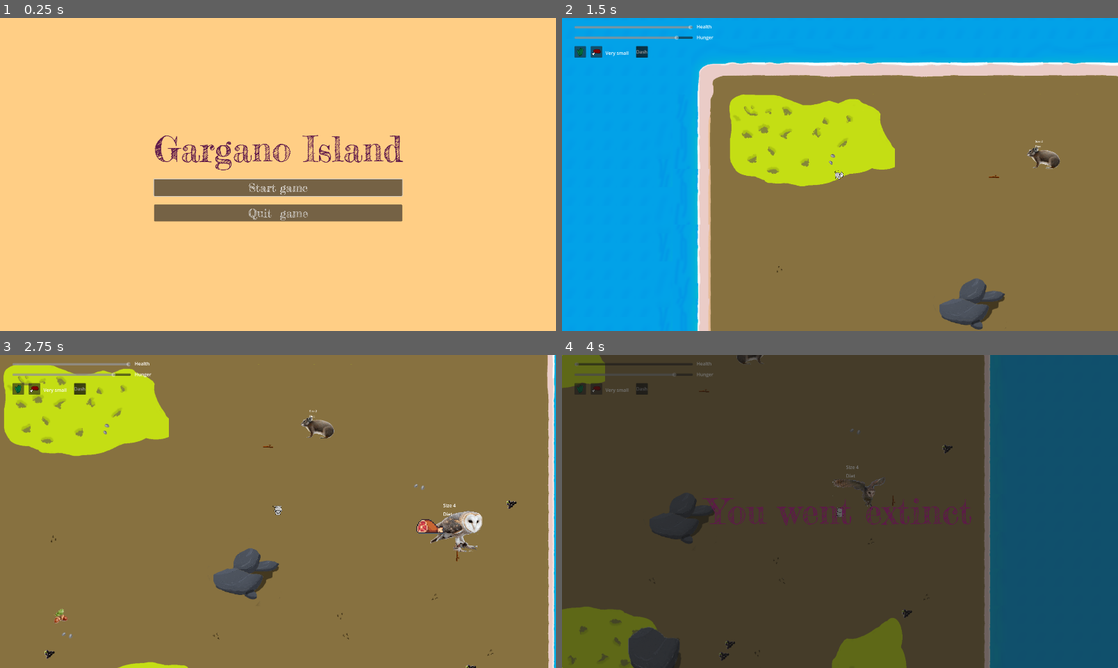
Above: before the commit, frames 1-4 (two rows, left to right).
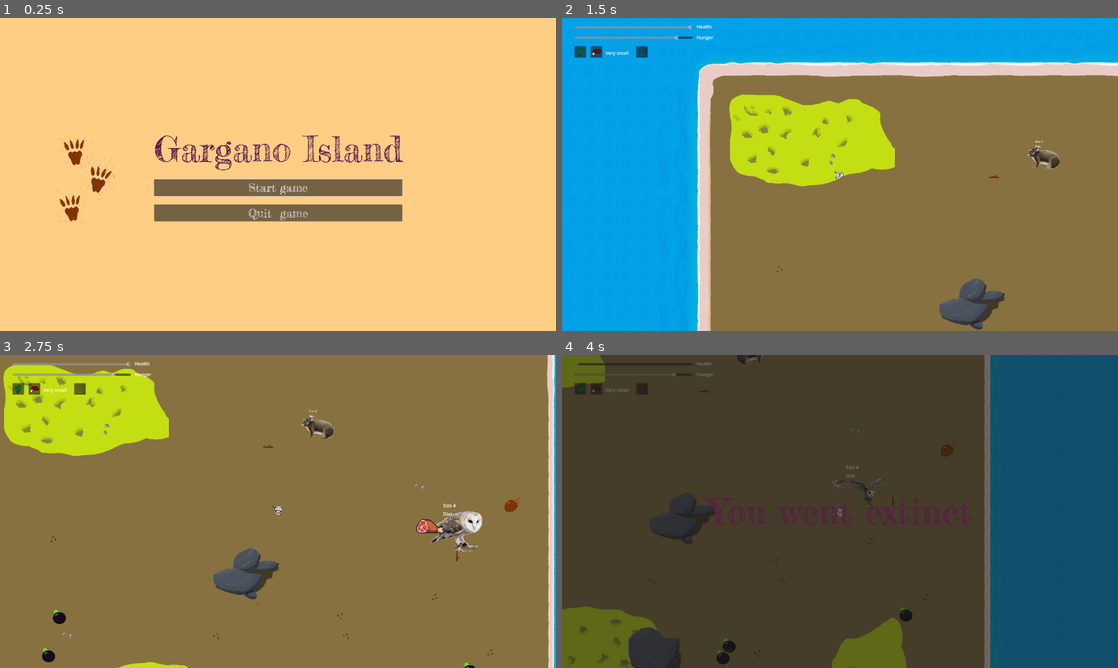
Above: after the commit, the same moments.

Repository: nialsiG/GMTK2024
Game: Godot game, scene res://scenes/start_menu.tscn
The game is run twice, just before and just after one commit, with the same random seed, the same clock (stepped at 60 frames per second) and the same inputs. The engine's default icon, where the game draws it, is replaced by a stand-in: a white triangle on a blue panel in a dark square.
Inputs:
- Up to frame 1 (0.25 s): no input
- Up to frame 2 (1.5 s): click "Start game" at 0.5 s; tap Enter at 1.25 s; hold D (move_right) from 1.28 s (still down); tap Space (attack) at 1.35 s
- Up to frame 3 (2.75 s): release D (move_right) at 2.03 s; hold S (move_down) from 2.03 s (still down); tap Space (attack) at 2.1 s
- Up to frame 4 (4 s): release S (move_down) at 2.78 s; hold D (move_right) 2.78-3.53 s; tap Space (attack) at 2.85, 3.6 s; hold W (move_up) from 3.53 s (still down)

The runs differ from the first frame. In frame 1, 0.5% of the frame differs, in the area x 10-21%, y 38-66%; in frame 2, less than 0.1%; in frame 3, 0.4%; in frame 4, 0.2%.

Commit message:
Feature: Added Spindacea.png Feature: Added last IconSturdy.png Feature: added animation for plants Fix: bug on evolution choices

Diff:
--- a/Gmtk 2024/scenes/Generators/EvolutionChoiceGenerator.gd
+++ b/Gmtk 2024/scenes/Generators/EvolutionChoiceGenerator.gd
@@ -10,11 +10,11 @@
 func _ready():
 	var nanism = CreateChoice("Nanism",
 	"You become smaller. Your food needs are reduced and so is your speed. More animal are predators to you.",
-	 enums.evolution.NANISM, "")
+	 enums.evolution.NANISM, "res://assets/sprites/Icons/IconNanism.png")
 
 	var gigantism = CreateChoice("Gigantism",
 	"You become bigger. Your food needs are increased and so is your speed. You can predate more animals.",
-	enums.evolution.GIGANTISM, "")
+	enums.evolution.GIGANTISM, "res://assets/sprites/Icons/IconGigantism.png")
 
 	var dietCarni = CreateChoice("Carnivore",
 	"You become carnivore. You get better benefits from eating meat but cannot eat plants.",
@@ -28,13 +28,13 @@
 	"You become omnivore. You can eat everything but get lesser benefits from all food.",
 	enums.evolution.DIET_OMNI, "res://assets/sprites/Icons/IconOmni.png")
 
-	var healthBonus = CreateChoice("Health",
-	"Give you one more hitpoint.",
-	enums.evolution.HEALTH, "")
+	var healthBonus = CreateChoice("Sturdy",
+	"You become sturdier. You gain one more maximum hitpoint.",
+	enums.evolution.HEALTH, "res://assets/sprites/Icons/IconSturdy.png")
 
 	var agility = CreateChoice("Agility",
 	"Your movements are sharper, your dash cooldown is reduced",
-	enums.evolution.AGILITY, "")
+	enums.evolution.AGILITY, "res://assets/sprites/Icons/IconAgility.png")
 
 	var fangs = CreateChoice("Fang",
 	"Your tooth become bigger, during your dash, you gain a temporary size",
@@ -42,11 +42,11 @@
 
 	var efficiency = CreateChoice("Efficiency",
 	"Your movements are more efficient, your dash cost less food",
-	enums.evolution.EFFICIENCY, "")
+	enums.evolution.EFFICIENCY, "res://assets/sprites/Icons/IconEfficiency.png")
 
 	var color = CreateChoice("COAT",
 	"Your coat evolved, maybe it was not the best color, but it is who you are now",
-	enums.evolution.COLOR, "")
+	enums.evolution.COLOR, "res://assets/sprites/Icons/IconColor.png")
 
 	_allEvolutions.append(nanism)
 	_allEvolutions.append(gigantism)
@@ -92,7 +92,8 @@
 
 	var indexChoice1 = randi_range(0, allowedEvols.size()-1)
 	var indexChoice2 = randi_range(0, allowedEvols.size()-1)
-	while (indexChoice2 == indexChoice1):
+
+	while (indexChoice2 == indexChoice1 && allowedEvols[indexChoice2] == allowedEvols[indexChoice1]):
 		indexChoice2 = randi_range(0, allowedEvols.size()-1)
 
 	var pickedEvol : Array[EvolutionChoice] = []
--- a/Gmtk 2024/scenes/Generators/PlantGenerator.gd
+++ b/Gmtk 2024/scenes/Generators/PlantGenerator.gd
@@ -3,8 +3,9 @@
 
 var glandPackedScene = preload("res://scenes/Plants/plant_gland.tscn")
 var morellePackedScene = preload("res://scenes/Plants/plant_morelle.tscn")
+var spindaceaPackedScene = preload("res://scenes/Plants/plant_spindacea.tscn")
 
-var plantPSs : Array[PackedScene] = [glandPackedScene, morellePackedScene, morellePackedScene]
+var plantPSs : Array[PackedScene] = [glandPackedScene, glandPackedScene, morellePackedScene, morellePackedScene, morellePackedScene, spindaceaPackedScene]
 
 func GeneratePlants(numberOfPlants: int, width: float, height: float, margin: float) -> Array[Plant]:
 	var plants : Array[Plant] = []
--- a/Gmtk 2024/scenes/Plants/plant_gland.tscn
+++ b/Gmtk 2024/scenes/Plants/plant_gland.tscn
@@ -1,7 +1,43 @@
-[gd_scene load_steps=3 format=3 uid="uid://dtbq6li2w18ix"]
+[gd_scene load_steps=8 format=3 uid="uid://dtbq6li2w18ix"]
 
 [ext_resource type="PackedScene" uid="uid://drb7ykpkbtr74" path="res://scenes/plant.tscn" id="1_k8cl7"]
 [ext_resource type="Script" path="res://scenes/Plants/plant_gland.gd" id="2_lexwq"]
+[ext_resource type="Texture2D" uid="uid://bxfycytbcca8v" path="res://assets/sprites/Plants/gland.png" id="3_erfvx"]
+[ext_resource type="Texture2D" uid="uid://d2e6ey1d7v5rr" path="res://assets/sprites/Plants/gland _2.png" id="4_u3v28"]
+[ext_resource type="Texture2D" uid="uid://chk2y1oheuf10" path="res://assets/sprites/Plants/gland_3.png" id="5_0e83k"]
+[ext_resource type="Texture2D" uid="uid://bhorhhawsqqcm" path="res://assets/sprites/Plants/gland_4.png" id="6_f4421"]
+
+[sub_resource type="SpriteFrames" id="SpriteFrames_nbxfh"]
+animations = [{
+"frames": [{
+"duration": 1.0,
+"texture": ExtResource("3_erfvx")
+}, {
+"duration": 1.0,
+"texture": ExtResource("4_u3v28")
+}, {
+"duration": 1.0,
+"texture": ExtResource("5_0e83k")
+}, {
+"duration": 1.0,
+"texture": ExtResource("6_f4421")
+}, {
+"duration": 1.0,
+"texture": ExtResource("5_0e83k")
+}, {
+"duration": 1.0,
+"texture": ExtResource("4_u3v28")
+}],
+"loop": true,
+"name": &"default",
+"speed": 5.0
+}]
 
 [node name="PlantGland" instance=ExtResource("1_k8cl7")]
 script = ExtResource("2_lexwq")
+
+[node name="AnimatedSprite2D" parent="." index="0"]
+scale = Vector2(0.5, 0.5)
+sprite_frames = SubResource("SpriteFrames_nbxfh")
+autoplay = "default"
+frame_progress = 0.616198
--- a/Gmtk 2024/scenes/Plants/plant_morelle.tscn
+++ b/Gmtk 2024/scenes/Plants/plant_morelle.tscn
@@ -1,14 +1,32 @@
-[gd_scene load_steps=5 format=3 uid="uid://i8vmvgudegbb"]
+[gd_scene load_steps=8 format=3 uid="uid://i8vmvgudegbb"]
 
 [ext_resource type="PackedScene" uid="uid://drb7ykpkbtr74" path="res://scenes/plant.tscn" id="1_ioytj"]
 [ext_resource type="Texture2D" uid="uid://bdlrthjada7hb" path="res://assets/sprites/Plants/Morelles.png" id="2_80574"]
 [ext_resource type="Script" path="res://scenes/Plants/plant_morelle.gd" id="2_rb31u"]
+[ext_resource type="Texture2D" uid="uid://dr5oi0g81qbwe" path="res://assets/sprites/Plants/Morelles_2.png" id="4_3j6ly"]
+[ext_resource type="Texture2D" uid="uid://bc4kbk524w7wv" path="res://assets/sprites/Plants/Morelles_3.png" id="5_3pvhi"]
+[ext_resource type="Texture2D" uid="uid://bit00a2dqpdep" path="res://assets/sprites/Plants/Morelles_4.png" id="6_ykjio"]
 
 [sub_resource type="SpriteFrames" id="SpriteFrames_86u66"]
 animations = [{
 "frames": [{
 "duration": 1.0,
 "texture": ExtResource("2_80574")
+}, {
+"duration": 1.0,
+"texture": ExtResource("4_3j6ly")
+}, {
+"duration": 1.0,
+"texture": ExtResource("5_3pvhi")
+}, {
+"duration": 1.0,
+"texture": ExtResource("6_ykjio")
+}, {
+"duration": 1.0,
+"texture": ExtResource("5_3pvhi")
+}, {
+"duration": 1.0,
+"texture": ExtResource("4_3j6ly")
 }],
 "loop": true,
 "name": &"default",
@@ -19,4 +37,7 @@
 script = ExtResource("2_rb31u")
 
 [node name="AnimatedSprite2D" parent="." index="0"]
+scale = Vector2(0.5, 0.5)
 sprite_frames = SubResource("SpriteFrames_86u66")
+autoplay = "default"
+frame_progress = 0.839207
--- /dev/null
+++ b/Gmtk 2024/scenes/Plants/plant_spindacea.gd
@@ -0,0 +1,7 @@
+extends Plant
+class_name PlantSpindacea
+
+func _ready():
+	foodValue = 15
+	foodType = enums.FoodType.Plant
+	incompatibleDiet = enums.Diet.carnivore
--- /dev/null
+++ b/Gmtk 2024/scenes/Plants/plant_spindacea.tscn
@@ -0,0 +1,42 @@
+[gd_scene load_steps=8 format=3 uid="uid://ck8srhg3sw0ut"]
+
+[ext_resource type="PackedScene" uid="uid://drb7ykpkbtr74" path="res://scenes/plant.tscn" id="1_j0634"]
+[ext_resource type="Script" path="res://scenes/Plants/plant_spindacea.gd" id="2_jcppw"]
+[ext_resource type="Texture2D" uid="uid://conhg3bc44hcm" path="res://assets/sprites/Plants/Spindacea.png" id="3_v5nwf"]
+[ext_resource type="Texture2D" uid="uid://btk36cgplykr4" path="res://assets/sprites/Plants/Spindacea_2.png" id="4_2geg0"]
+[ext_resource type="Texture2D" uid="uid://c2ji6r8teahr0" path="res://assets/sprites/Plants/Spindacea_3.png" id="5_3sf6t"]
+[ext_resource type="Texture2D" uid="uid://cmi0toiluxlrx" path="res://assets/sprites/Plants/Spindacea_4.png" id="6_5yf4j"]
+
+[sub_resource type="SpriteFrames" id="SpriteFrames_q2hf0"]
+animations = [{
+"frames": [{
+"duration": 1.0,
+"texture": ExtResource("3_v5nwf")
+}, {
+"duration": 1.0,
+"texture": ExtResource("4_2geg0")
+}, {
+"duration": 1.0,
+"texture": ExtResource("5_3sf6t")
+}, {
+"duration": 1.0,
+"texture": ExtResource("6_5yf4j")
+}, {
+"duration": 1.0,
+"texture": ExtResource("5_3sf6t")
+}, {
+"duration": 1.0,
+"texture": ExtResource("4_2geg0")
+}],
+"loop": true,
+"name": &"default",
+"speed": 5.0
+}]
+
+[node name="Plant" instance=ExtResource("1_j0634")]
+script = ExtResource("2_jcppw")
+
+[node name="AnimatedSprite2D" parent="." index="0"]
+sprite_frames = SubResource("SpriteFrames_q2hf0")
+autoplay = "default"
+frame_progress = 0.0911874
--- a/Gmtk 2024/scenes/TestViewAnimals.tscn
+++ b/Gmtk 2024/scenes/TestViewAnimals.tscn
@@ -6,6 +6,8 @@
 [ext_resource type="PackedScene" uid="uid://dqg7jad33ecwk" path="res://scenes/Animals/Mikrotia.tscn" id="4_8rjmj"]
 [ext_resource type="PackedScene" uid="uid://bdsqtikpmbisd" path="res://scenes/Animals/Prolagus.tscn" id="5_sx5rp"]
 [ext_resource type="PackedScene" uid="uid://c3mp8p0p305a3" path="res://scenes/player.tscn" id="6_evm0s"]
+[ext_resource type="PackedScene" uid="uid://i8vmvgudegbb" path="res://scenes/Plants/plant_morelle.tscn" id="7_lt5kp"]
+[ext_resource type="PackedScene" uid="uid://dtbq6li2w18ix" path="res://scenes/Plants/plant_gland.tscn" id="8_5kjrj"]
 
 [node name="TestViewAnimals" type="Node2D"]
 
@@ -33,3 +35,12 @@
 
 [node name="Player" parent="." instance=ExtResource("6_evm0s")]
 position = Vector2(-97, -23)
+
+[node name="Plant" parent="." instance=ExtResource("7_lt5kp")]
+position = Vector2(-240, -17)
+
+[node name="PlantGland" parent="." instance=ExtResource("8_5kjrj")]
+position = Vector2(-373, -20)
+
+[node name="PlantGland2" parent="." instance=ExtResource("8_5kjrj")]
+position = Vector2(-283, -102)
--- a/Gmtk 2024/scenes/evolution_button.tscn
+++ b/Gmtk 2024/scenes/evolution_button.tscn
@@ -46,9 +46,10 @@
 
 [node name="content" type="Label" parent="VBoxContainer"]
 layout_mode = 2
-text = "This is the description of the button - not too long, but not too shjort either."
+text = "You become smaller. Your food needs are increased and so is your speed. You can predate more animals."
 label_settings = ExtResource("3_bi4fj")
 horizontal_alignment = 3
 autowrap_mode = 2
+justification_flags = 170
 
 [connection signal="pressed" from="." to="." method="_on_pressed"]
--- a/Gmtk 2024/scenes/evolution_menu.tscn
+++ b/Gmtk 2024/scenes/evolution_menu.tscn
@@ -9,7 +9,6 @@
 script = ExtResource("1_8kr84")
 
 [node name="CanvasLayer" type="CanvasLayer" parent="."]
-visible = false
 
 [node name="ColorRect" type="ColorRect" parent="CanvasLayer"]
 anchors_preset = 15
@@ -49,8 +48,8 @@
 anchor_bottom = 0.0
 offset_left = -565.0
 offset_top = 303.0
-offset_right = -79.0
-offset_bottom = 902.0
+offset_right = -15.0
+offset_bottom = 953.0
 grow_vertical = 1
 
 [node name="evolution_button_2" parent="CanvasLayer/ColorRect" instance=ExtResource("3_g3mq4")]
@@ -60,6 +59,6 @@
 anchor_bottom = 0.0
 offset_left = 106.0
 offset_top = 303.0
-offset_right = 592.0
-offset_bottom = 902.0
+offset_right = 656.0
+offset_bottom = 953.0
 grow_vertical = 1
--- a/Gmtk 2024/scenes/hud.tscn
+++ b/Gmtk 2024/scenes/hud.tscn
@@ -1,14 +1,15 @@
-[gd_scene load_steps=9 format=3 uid="uid://yfeq2kd77xiu"]
+[gd_scene load_steps=10 format=3 uid="uid://yfeq2kd77xiu"]
 
 [ext_resource type="Script" path="res://scripts/hud.gd" id="1_yiyiu"]
 [ext_resource type="PackedScene" uid="uid://344q25c6djbv" path="res://scenes/lifebar.tscn" id="2_6hym2"]
 [ext_resource type="PackedScene" uid="uid://5qub1bvnm1g0" path="res://scenes/hungerbar.tscn" id="3_oa3di"]
 [ext_resource type="Texture2D" uid="uid://bosl0vtd1dqst" path="res://assets/sprites/Icons/IconVegetarian.png" id="4_3ukey"]
 [ext_resource type="Texture2D" uid="uid://dljljj4i3yhoc" path="res://assets/sprites/Icons/IconDietCarnivore.png" id="5_o4yav"]
+[ext_resource type="Texture2D" uid="uid://c51wifsl3tke5" path="res://assets/sprites/Icons/IconDash.png" id="6_6kvow"]
 [ext_resource type="LabelSettings" uid="uid://d0xafy67rfe8g" path="res://resources/labels/title1.tres" id="6_tbnw7"]
 
 [sub_resource type="Gradient" id="Gradient_wctgb"]
-colors = PackedColorArray(0, 0, 0, 0.419608, 0, 0, 0, 0.337255)
+colors = PackedColorArray(0, 0, 0, 0.419608, 0, 0, 0, 0.898039)
 
 [sub_resource type="GradientTexture1D" id="GradientTexture1D_dapuk"]
 gradient = SubResource("Gradient_wctgb")
@@ -88,13 +89,20 @@
 text = "DefaultSize"
 
 [node name="PanelContainer" type="PanelContainer" parent="."]
+clip_children = 1
 layout_mode = 0
 offset_left = 256.0
 offset_top = 97.0
 offset_right = 296.0
 offset_bottom = 137.0
 
+[node name="TextureRect" type="TextureRect" parent="PanelContainer"]
+layout_mode = 2
+texture = ExtResource("6_6kvow")
+expand_mode = 2
+
 [node name="Label" type="Label" parent="PanelContainer"]
+visible = false
 layout_mode = 2
 text = "Dash"
 
--- a/Gmtk 2024/scenes/plant.tscn
+++ b/Gmtk 2024/scenes/plant.tscn
@@ -15,7 +15,7 @@
 }]
 
 [sub_resource type="CircleShape2D" id="CircleShape2D_xgfhv"]
-radius = 20.0
+radius = 30.0
 
 [node name="Plant" type="Area2D"]
 collision_layer = 3
--- a/Gmtk 2024/scenes/start_menu.tscn
+++ b/Gmtk 2024/scenes/start_menu.tscn
@@ -1,6 +1,7 @@
-[gd_scene load_steps=4 format=3 uid="uid://f0jqo5i07ilx"]
+[gd_scene load_steps=5 format=3 uid="uid://f0jqo5i07ilx"]
 
 [ext_resource type="Script" path="res://scripts/start_menu.gd" id="1_riksi"]
+[ext_resource type="Texture2D" uid="uid://cklvio3iby23j" path="res://assets/sprites/Other/Steps.png" id="2_ago1e"]
 [ext_resource type="LabelSettings" uid="uid://d0xafy67rfe8g" path="res://resources/labels/title1.tres" id="2_sr5fs"]
 [ext_resource type="Theme" uid="uid://cy4ctfdd5em41" path="res://resources/buttons/button_theme.tres" id="3_jex88"]
 
@@ -17,6 +18,13 @@
 grow_horizontal = 2
 grow_vertical = 2
 color = Color(1, 0.807843, 0.521569, 1)
+
+[node name="TextureRect" type="TextureRect" parent="CanvasLayer"]
+offset_left = 199.0
+offset_top = 413.0
+offset_right = 399.0
+offset_bottom = 713.0
+texture = ExtResource("2_ago1e")
 
 [node name="VBoxContainer" type="VBoxContainer" parent="CanvasLayer"]
 anchors_preset = 8
Binary file added: Gmtk 2024/assets/sprites/Icons/IconAgility.png
Not shown, added: Gmtk 2024/assets/sprites/Icons/IconAgility.png.import
Binary file added: Gmtk 2024/assets/sprites/Icons/IconColor.png
Not shown, added: Gmtk 2024/assets/sprites/Icons/IconColor.png.import
Binary file added: Gmtk 2024/assets/sprites/Icons/IconDash.png
Not shown, added: Gmtk 2024/assets/sprites/Icons/IconDash.png.import
Binary file added: Gmtk 2024/assets/sprites/Icons/IconEfficiency.png
Not shown, added: Gmtk 2024/assets/sprites/Icons/IconEfficiency.png.import
Binary file added: Gmtk 2024/assets/sprites/Icons/IconGigantism.png
Not shown, added: Gmtk 2024/assets/sprites/Icons/IconGigantism.png.import
Binary file added: Gmtk 2024/assets/sprites/Icons/IconNanism.png
Not shown, added: Gmtk 2024/assets/sprites/Icons/IconNanism.png.import
(and 28 more such lines)
